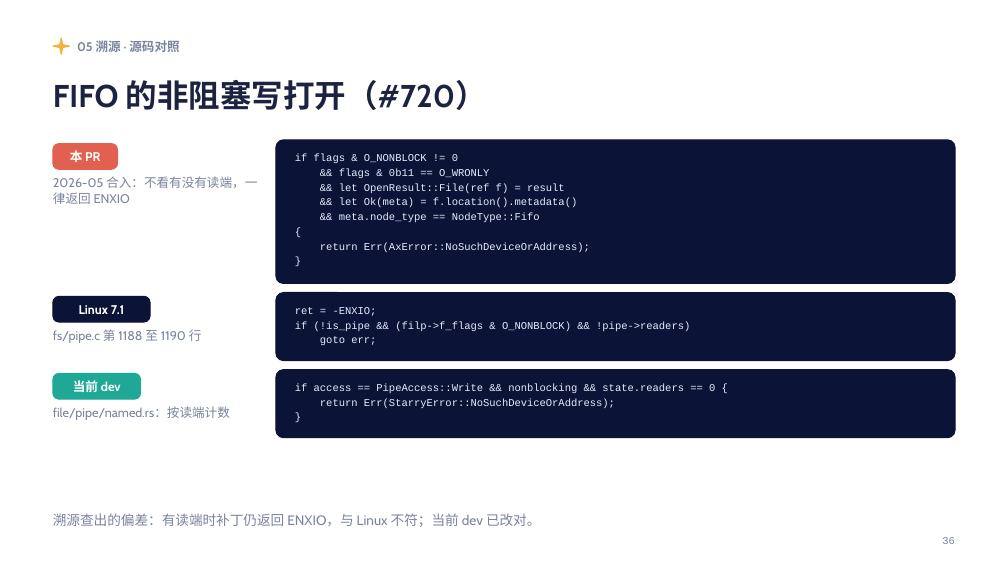
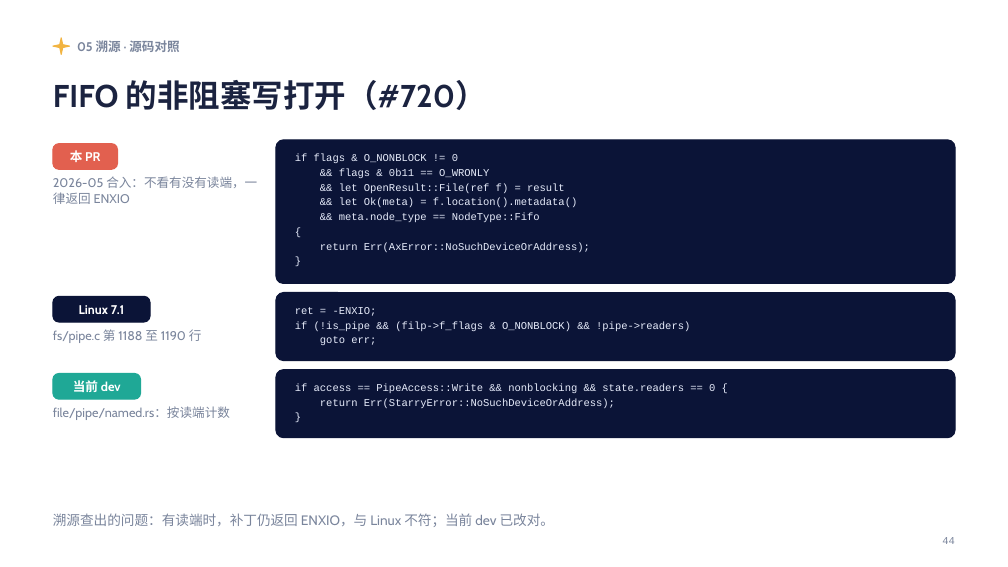
Before and after one commit to Lfan-ke/tgoskits, a slide deck: slide 44 of 实习总结.pptx (slide 36 before the commit). Drawn at 1008x567 pixels with LibreOffice and Linux fonts; fonts in the diff are those of the drawing. Boxes give left, top, right and bottom in pixels: in the first picture for what was removed or moved away, otherwise in the second. Text is boxed around its words. In the diff, an @@ line names an element or a change of style, - is before the commit and + after.

```diff
--- a/实习总结.pptx
+++ b/实习总结.pptx
@@ text at (x1=53, y1=513, x2=554, y2=527): text changed @@
-溯源查出的偏差：有读端时补丁仍返回 ENXIO，与 Linux 不符；当前 dev 已改对。
+溯源查出的问题：有读端时，补丁仍返回 ENXIO，与 Linux 不符；当前 dev 已改对。
@@ text at (x1=942, y1=537, x2=955, y2=544): text changed @@
-36
+44
```
Also in this commit, not shown: 24 other slides changed, 9 slides added.
